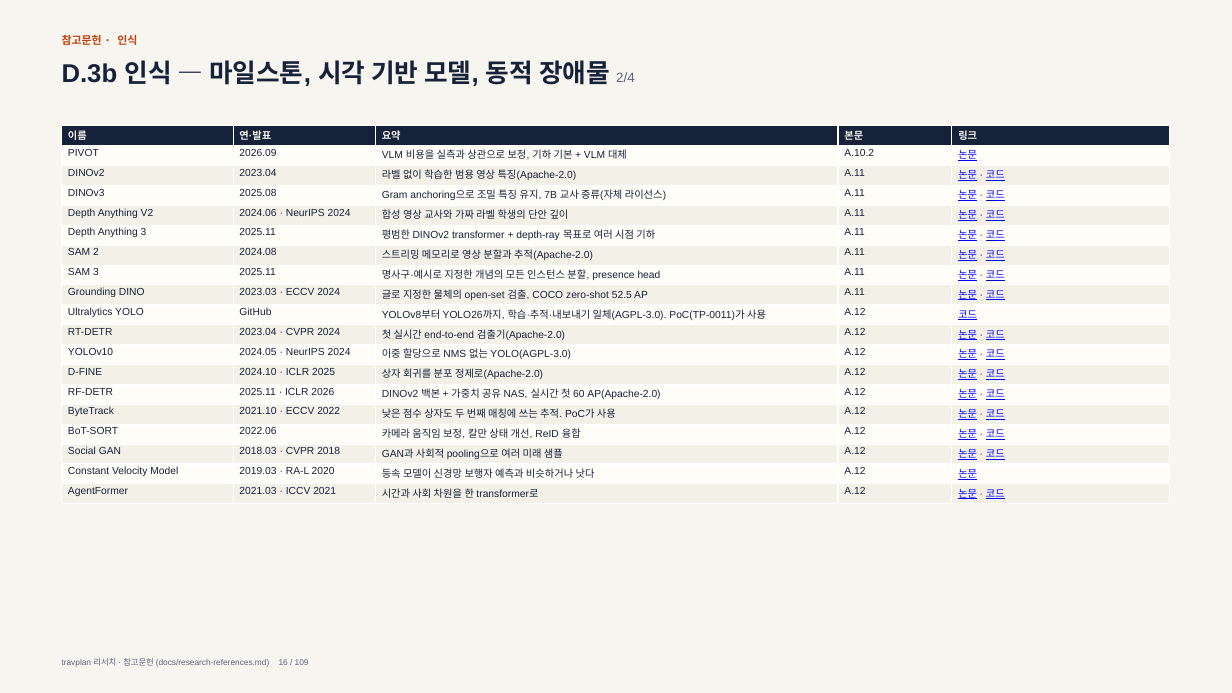
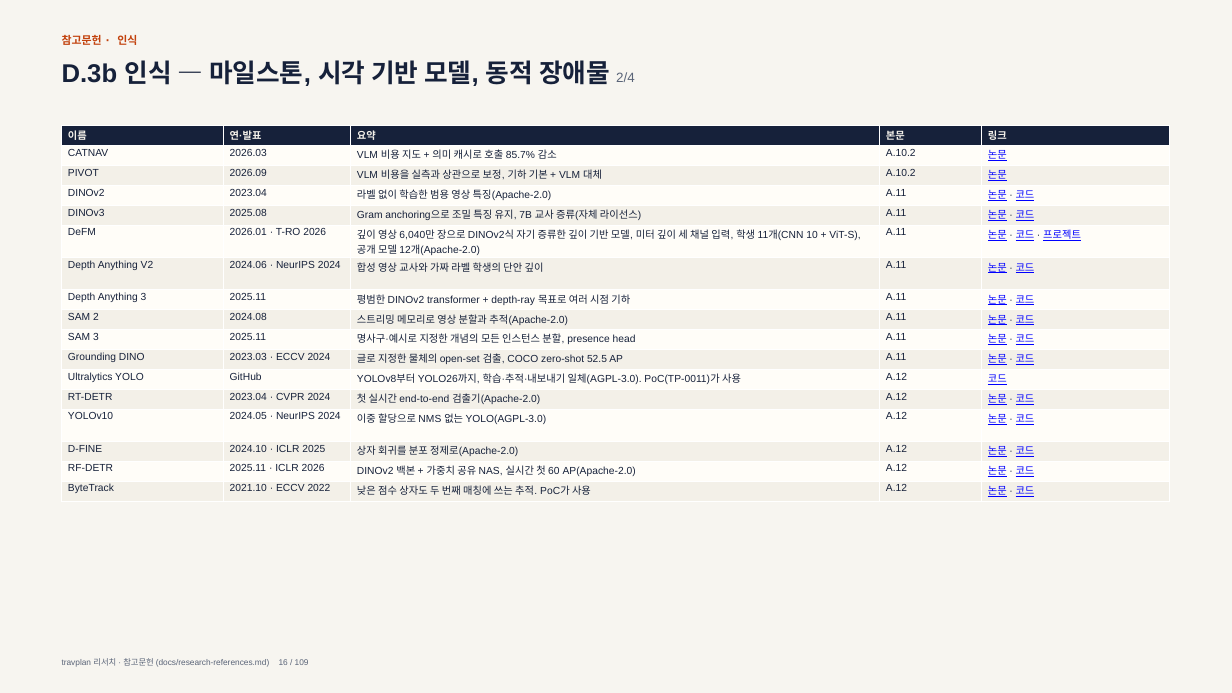
Before and after one commit to Geonhee-LEE/travplan-site, a slide deck: slide 16 of slides/research-references/research-references.pptx. Drawn at 1232x693 pixels with LibreOffice and Linux fonts; fonts in the diff are those of the drawing. Boxes give left, top, right and bottom in pixels: in the first picture for what was removed or moved away, otherwise in the second. Text is boxed around its words. In the diff, an @@ line names an element or a change of style, - is before the commit and + after.

```diff
--- a/slides/research-references/research-references.pptx
+++ b/slides/research-references/research-references.pptx
@@ table at [62, 126, 1171, 501] @@
+row 2: CATNAV | 2026.03 | VLM 비용 지도 + 의미 캐시로 호출 85.7% 감소 | A.10.2 | 논문
+row 6: DeFM | 2026.01 · T-RO 2026 | 깊이 영상 6,040만 장으로 DINOv2식 자기 증류한 깊이 기반 모델, 미터 깊이 세 채널 입력, 학생 11개(CNN 10 + ViT-S), 공개 모델 12개(Apache-2.0) | A.11 | 논문 · 코드 · 프로젝트
-row 16: BoT-SORT | 2022.06 | 카메라 움직임 보정, 칼만 상태 개선, ReID 융합 | A.12 | 논문 · 코드
-row 17: Social GAN | 2018.03 · CVPR 2018 | GAN과 사회적 pooling으로 여러 미래 샘플 | A.12 | 논문 · 코드
-row 18: Constant Velocity Model | 2019.03 · RA-L 2020 | 등속 모델이 신경망 보행자 예측과 비슷하거나 낫다 | A.12 | 논문
-row 19: AgentFormer | 2021.03 · ICCV 2021 | 시간과 사회 차원을 한 transformer로 | A.12 | 논문 · 코드
```
Also in this commit, not shown: 3 other slides changed, 12 other files.
